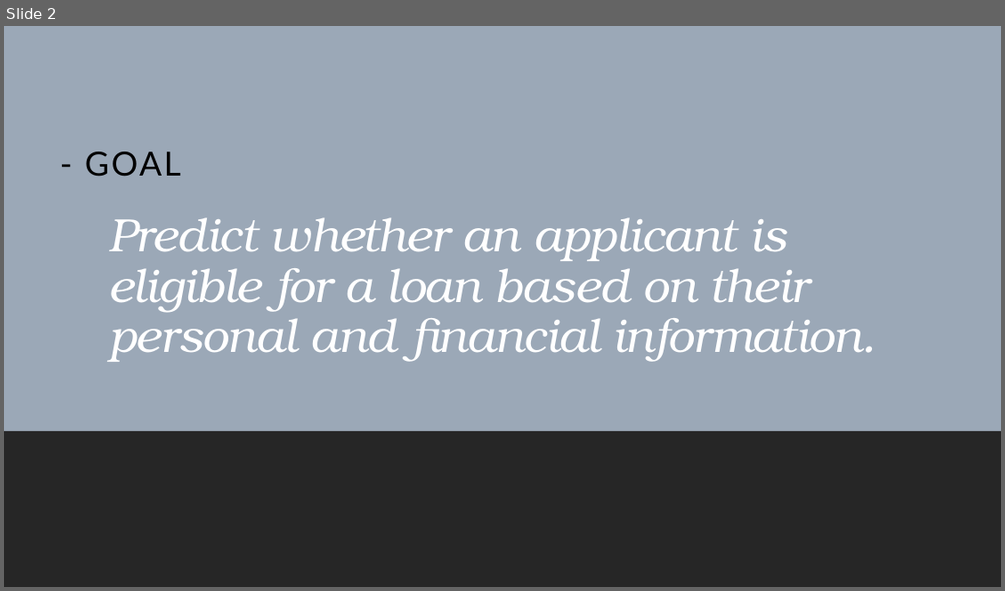
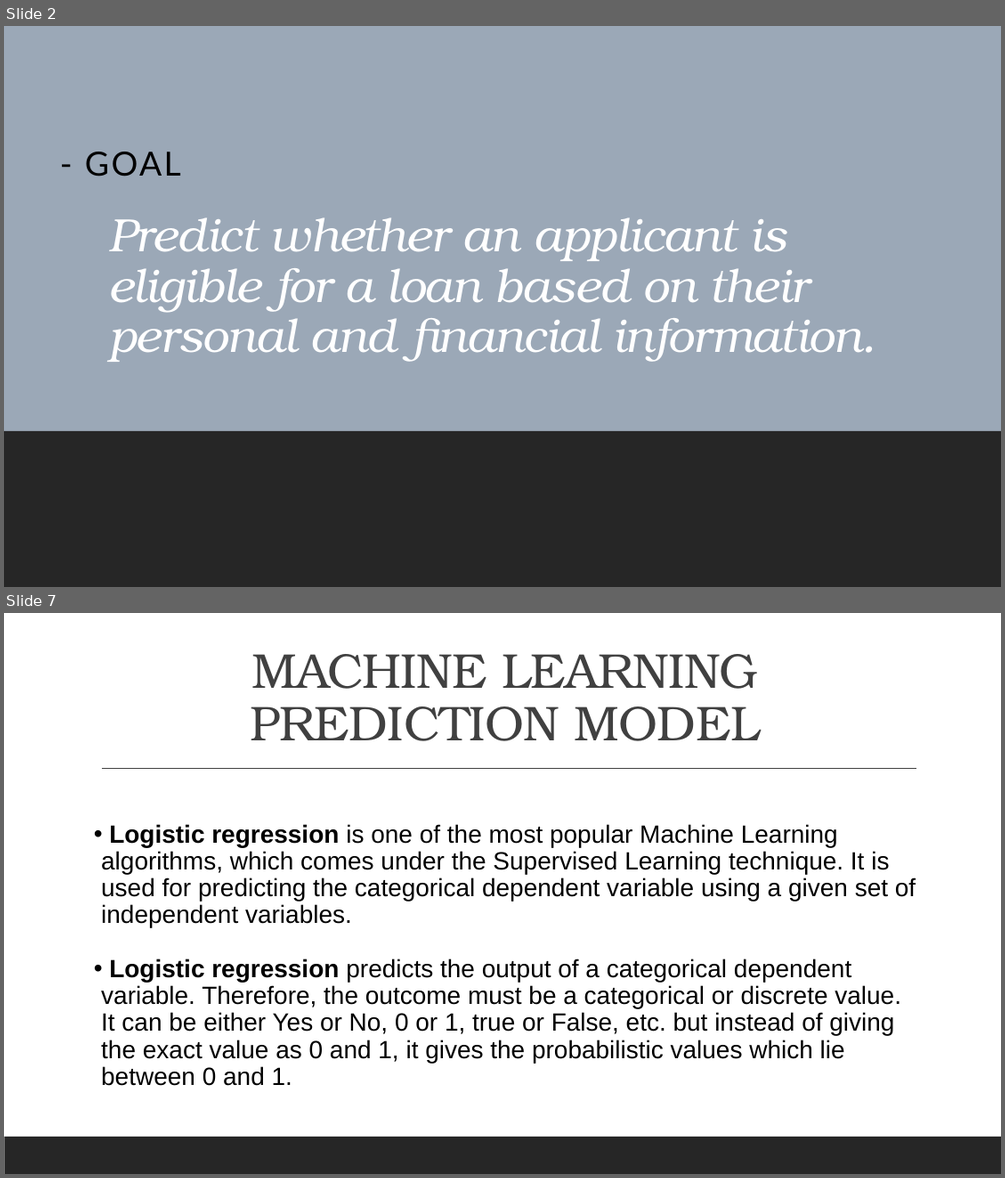
Before and after one commit to MuhammadWaqiShakil/AI-Project, a slide deck: Project AI/AI Presentation.pptx. Shown one above the other, each under a label of ours: slide 2 before the commit, slides 2 and 7 after it; the slides between them are not shown. The pictures are 1005x591 and 1005x1178 pixels, drawn with LibreOffice and Linux fonts; fonts in the diff are those of the drawing. Boxes give left, top, right and bottom in pixels: in the first picture for what was removed or moved away, otherwise in the second. Text is boxed around its words. In the diff, an @@ line names an element or a change of style, - is before the commit and + after.

Commit message:
ppt completed

```diff
--- a/Project AI/AI Presentation.pptx
+++ b/Project AI/AI Presentation.pptx
@@ slide 7 added at (4,613,1001,1174), background #FFFFFF; not listed: 1 template element that a slide beside it also shows @@
@@ title added at (250,654,760,741), 47 pt, text #404040 @@
+MACHINE LEARNING PREDICTION MODEL
@@ line added from (102, 769) to (917, 769), #404040 1 pt @@
@@ text added at (101,824,915,1086), 24 pt, text #000000 @@
+• Logistic regression is one of the most popular Machine Learning algorithms, which comes under the Supervised Learning technique. It is used for predicting the categorical dependent variable using a given set of independent variables.
+• Logistic regression predicts the output of a categorical dependent variable. Therefore, the outcome must be a categorical or discrete value. It can be either Yes or No, 0 or 1, true or False, etc. but instead of giving the exact value as 0 and 1, it gives the probabilistic values which lie between 0 and 1.
```
Also in this commit, not shown: 6 other slides added, 1 slide removed.
